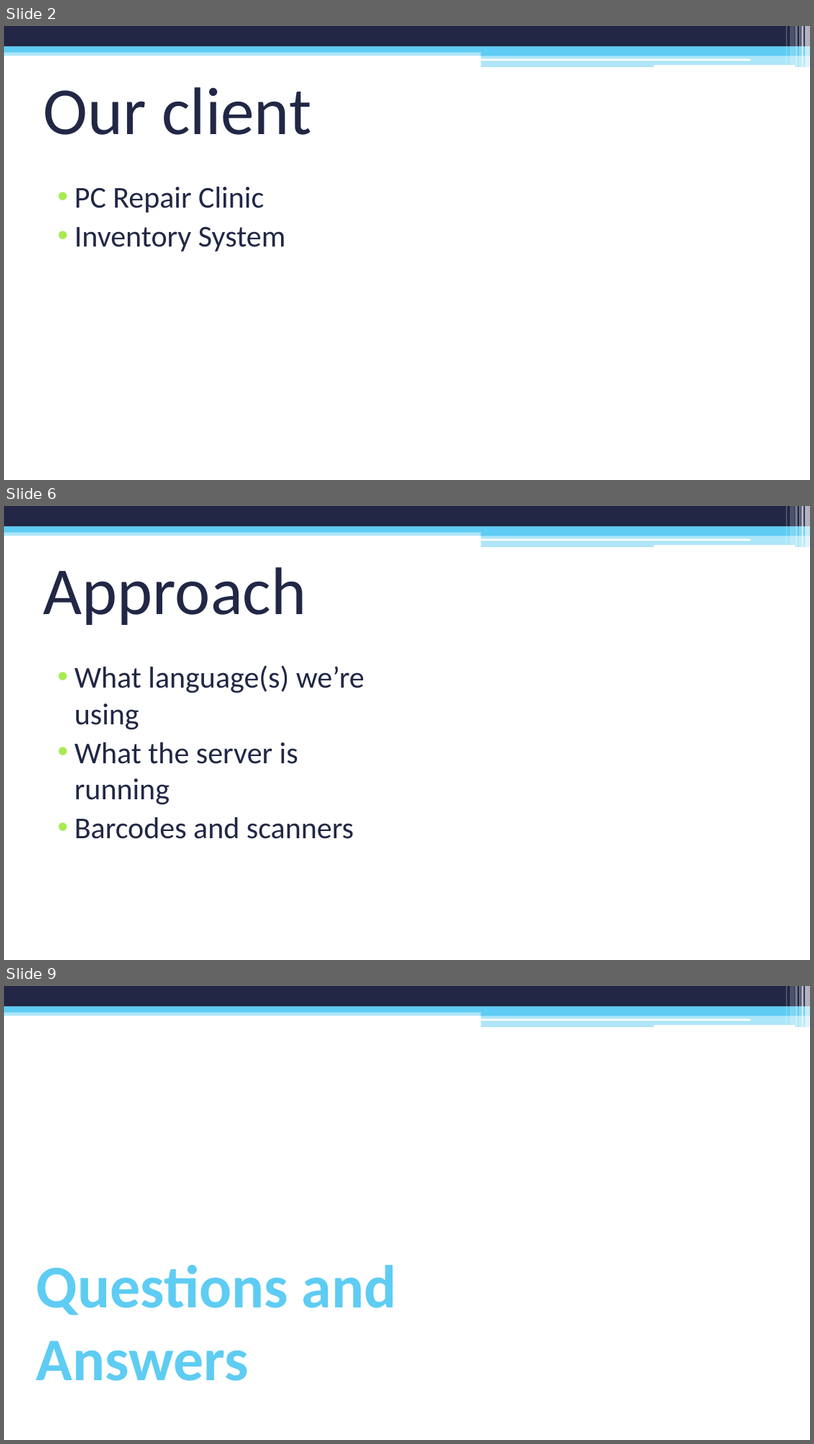
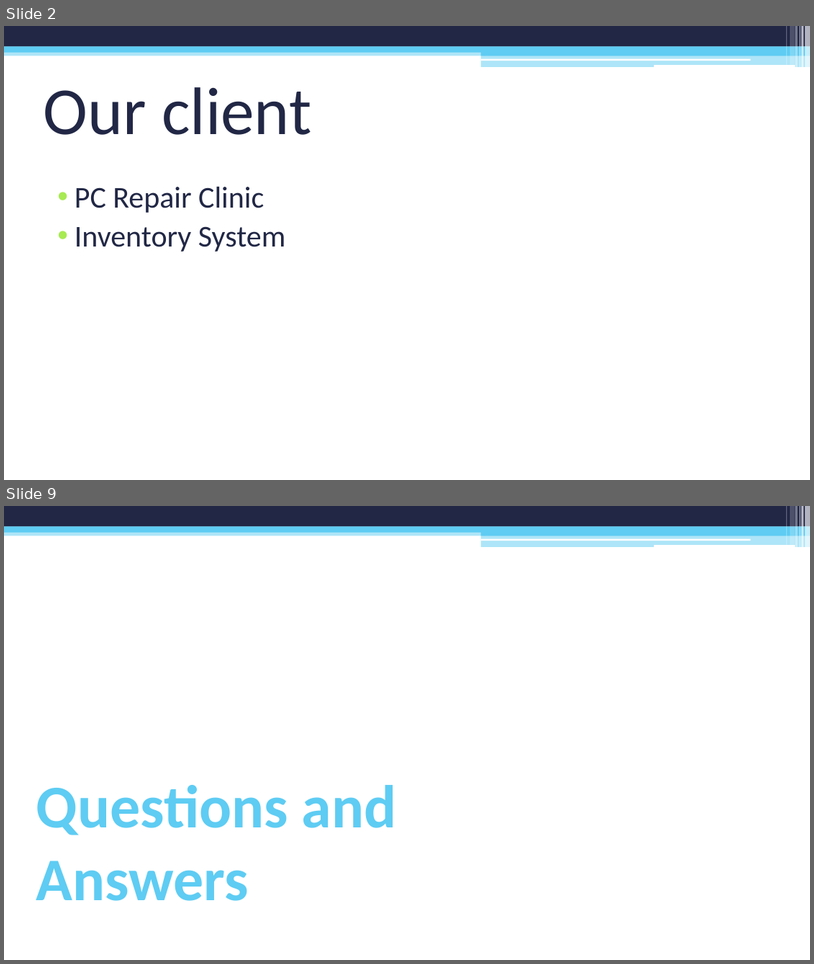
Before and after one commit to sylve0n/CIS260-PowerPoint, a slide deck: PC Repair Clinic Inventory System.pptx. Shown one above the other, each under a label of ours: slides 2, 6 and 9 before the commit, slides 2 and 9 after it; the slides between them are not shown. The pictures are 814x1444 and 814x964 pixels, drawn with LibreOffice and Linux fonts; fonts in the diff are those of the drawing. Boxes give left, top, right and bottom in pixels: in the first picture for what was removed or moved away, otherwise in the second. Text is boxed around its words. In the diff, an @@ line names an element or a change of style, - is before the commit and + after.

```diff
--- a/PC Repair Clinic Inventory System.pptx
+++ b/PC Repair Clinic Inventory System.pptx
@@ slide 6 removed at bbox=[4, 506, 810, 960], background #FFFFFF; not listed: 13 template elements that a slide beside it also shows @@
@@ title removed at bbox=[44, 567, 306, 625] @@
-Approach
@@ text removed at bbox=[75, 665, 365, 839] @@
-• What language(s) we’re using
-• What the server is running
-• Barcodes and scanners
```
Also in this commit, not shown: 5 slides changed, 1 slide added, 1 other file.
